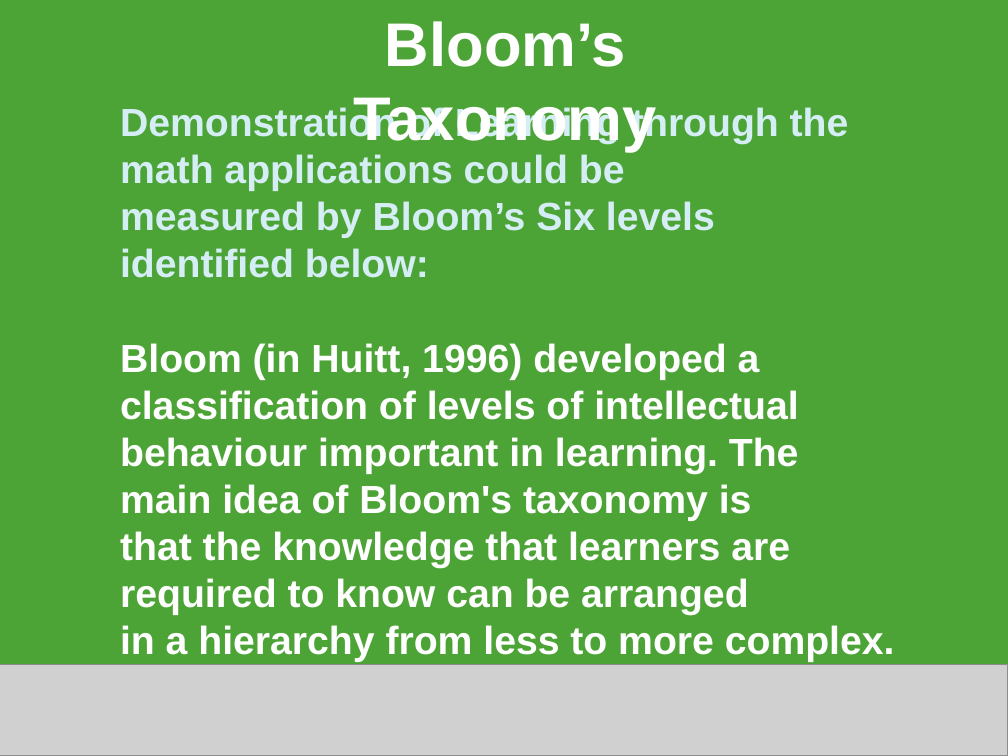
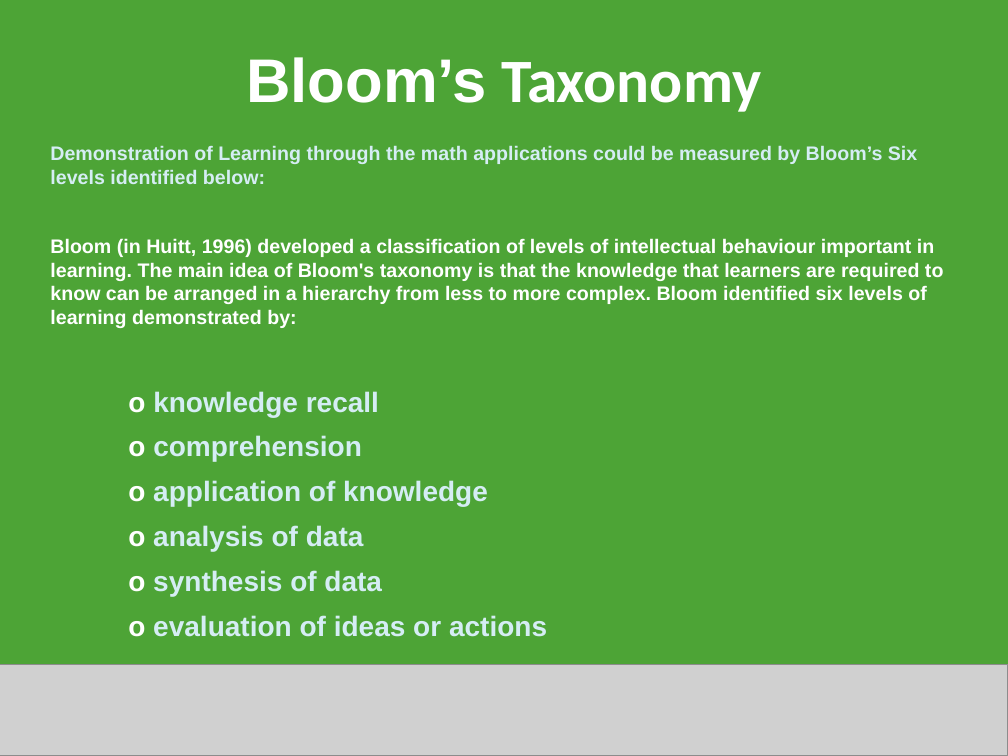
Before and after one commit to decause/hflossk, a slide deck: slide 6 of static/content/OLPCKidsB.ppt. Drawn at 1008x756 pixels with LibreOffice and Linux fonts; fonts in the diff are those of the drawing; grey boxes stand for pictures. Boxes give left, top, right and bottom in pixels: in the first picture for what was removed or moved away, otherwise in the second. Text is boxed around its words. In the diff, an @@ line names an element or a change of style, - is before the commit and + after.

```diff
--- a/static/content/OLPCKidsB.ppt
+++ b/static/content/OLPCKidsB.ppt
@@ title "Bloom’s Taxonomy": place and size @@
-title "Bloom’s Taxonomy" at [354,21,657,152]
+title "Bloom’s Taxonomy" at [246,57,761,112]
@@ title "Bloom’s Taxonomy" at [246,57,761,112]: font Arial to Calibri in "Taxonomy"; vertical alignment top to middle @@
@@ subtitle at [50,145,943,328]: text changed; size 28 to 14 pt @@
-Demonstration of Learning through the math applications could be
-measured by Bloom’s Six levels identified below:
-Bloom (in Huitt, 1996) developed a classification of levels of intellectual
-behaviour important in learning. The main idea of Bloom's taxonomy is
-that the knowledge that learners are required to know can be arranged
-in a hierarchy from less to more complex. Bloom identified six levels of
-learning demonstrated by:
+Demonstration of Learning through the math applications could be measured by Bloom’s Six levels identified below:
+Bloom (in Huitt, 1996) developed a classification of levels of intellectual behaviour important in learning. The main idea of Bloom's taxonomy is that the knowledge that learners are required to know can be arranged in a hierarchy from less to more complex. Bloom identified six levels of learning demonstrated by:
@@ subtitle "Demonstration of Learning through the ...": place and size @@
-subtitle "Demonstration of Learning through the ..." at [120,105,895,756]
+subtitle "Demonstration of Learning through the ..." at [50,145,943,637]
@@ subtitle "Demonstration of Learning through the ..." at [50,145,943,637]: vertical alignment top to middle @@
@@ subtitle at [128,391,547,637]: size 28 to 20 pt in "o knowledge recall", "o comprehension", "o application of knowledge", "o analysis of data" and 2 more places; more space between paragraphs @@
```
Also in this commit, not shown: 16 other slides changed, 2 slides added, 3 slides removed.
